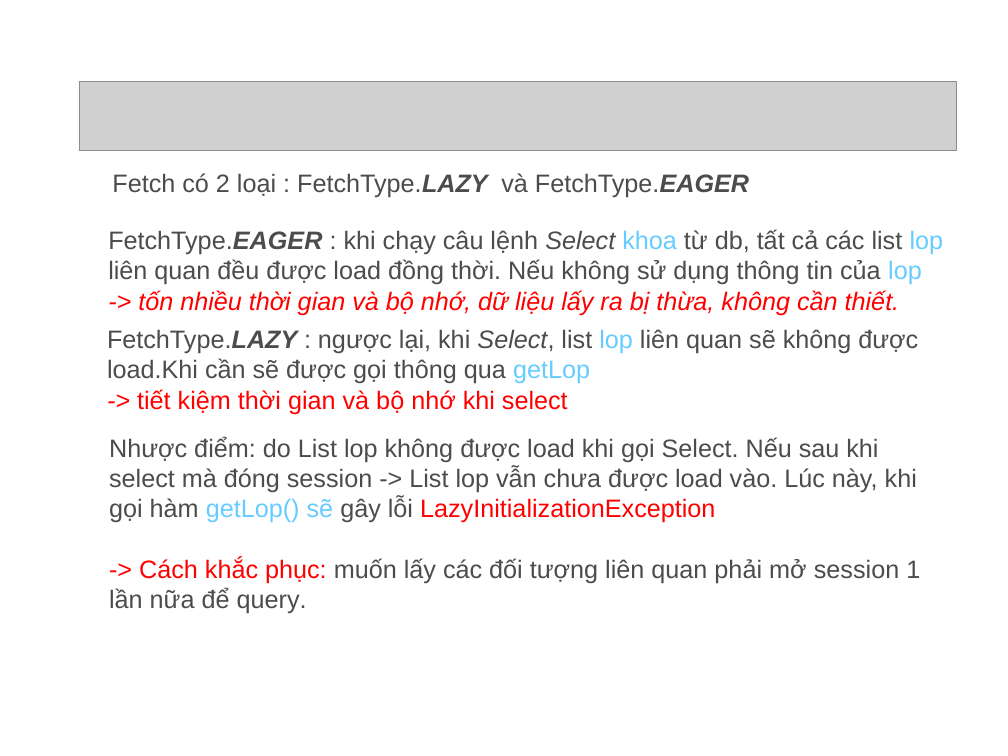
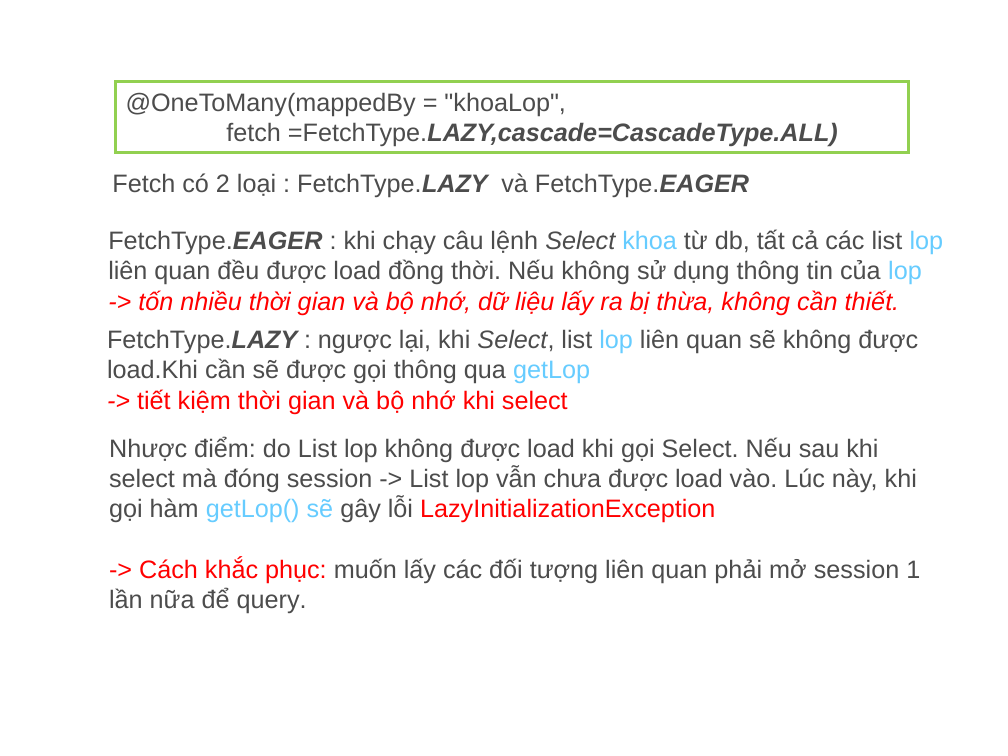
Before and after one commit to thanh13hc/my-first-project, a slide deck: slide 25 of Hibernate.ppt (slide 18 before the commit). Drawn at 1008x756 pixels with LibreOffice and Linux fonts; fonts in the diff are those of the drawing; grey boxes stand for pictures; background and template pictures are left out. Boxes give left, top, right and bottom in pixels: in the first picture for what was removed or moved away, otherwise in the second. Text is boxed around its words. In the diff, an @@ line names an element or a change of style, - is before the commit and + after.

```diff
--- a/Hibernate.ppt
+++ b/Hibernate.ppt
@@ picture removed at [79, 82, 956, 151] @@
@@ rectangle added at [116, 82, 909, 152], fill #FFFFFF, outline #92D050 2.24 pt, 18 pt, text #4C4C4C @@
+@OneToMany(mappedBy = "khoaLop",
+fetch =FetchType.LAZY,cascade=CascadeType.ALL)
```
Also in this commit, not shown: 10 other slides changed, 7 slides added, 1 other file.
